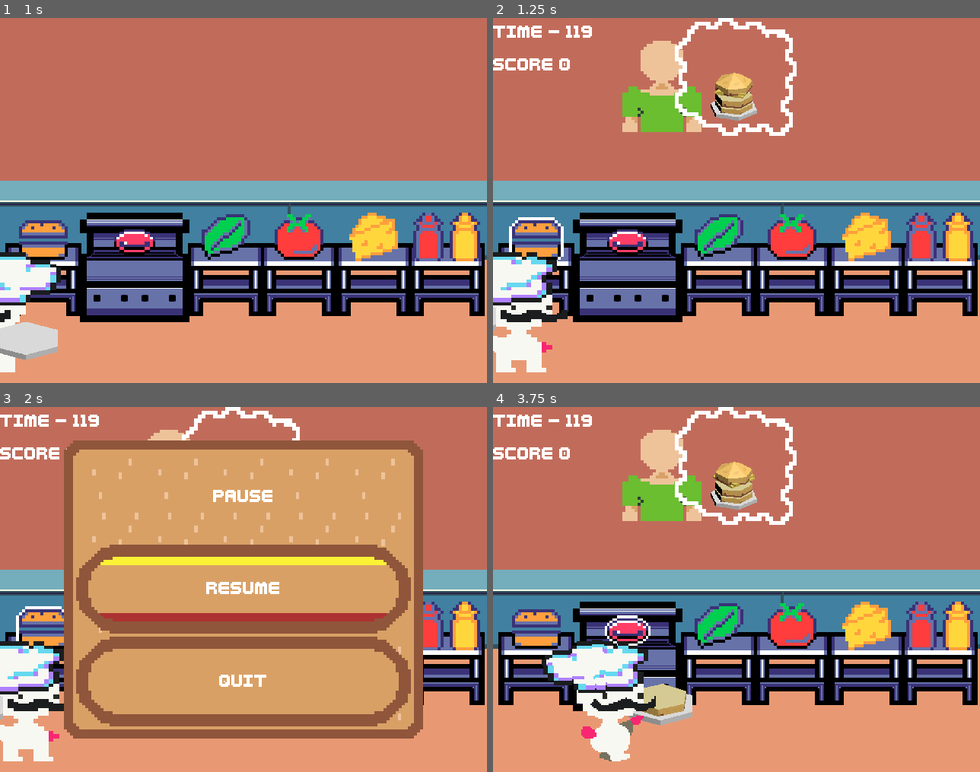
Above: before the commit, frames 1-4 (two rows, left to right).
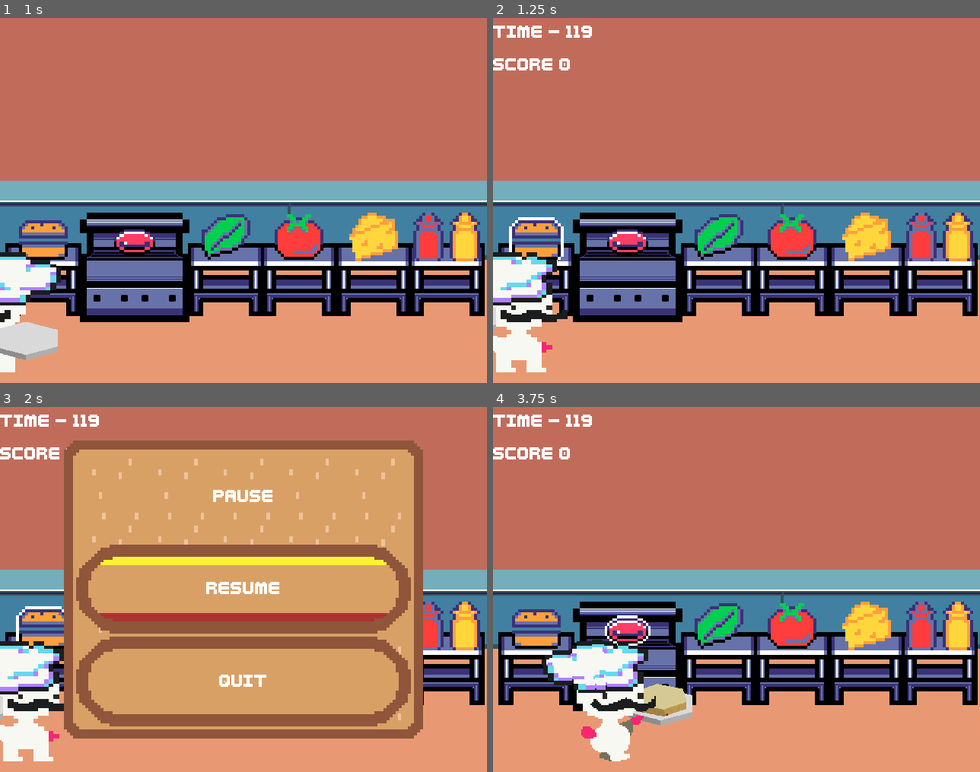
Above: after the commit, the same moments.

Repository: LettucePie/burgert
Game: Godot game, scene res://scenes/play.tscn
Two runs of this game, one before a commit and one after it. Both use one fixed random seed, a clock stepped at 60 frames per second and the inputs below.
Inputs:
- Up to frame 1 (1 s): click "Play" at 0.5 s
- Up to frame 2 (1.25 s): no input
- Up to frame 3 (2 s): tap Enter (menu) at 1.25 s; hold Right (right) from 1.28 s (still down); tap Z (confirm) at 1.35 s
- Up to frame 4 (3.75 s): release Right (right) at 2.03 s; hold Down (down) 2.03-2.75 s; tap C (special1) at 2.1 s; click "RESUME" at 2.75 s; hold Right (right) from 3.53 s (still down); tap Z (confirm) at 3.6 s

Frame 1 is identical in both runs. In frame 2, 4.7% of the frame differs, in the area x 26-63%, y 0-33%; in frame 3, 0.6%; in frame 4, 4.8%, in the area x 26-63%, y 0-85%.

Commit message:
why viewporttexture keeps dropping nodepath

Diff:
--- /dev/null
+++ b/classes/ViewportTextureSmart.gd
@@ -0,0 +1,8 @@
+extends ViewportTexture
+class_name ViewportTextureSmart
+
+@export var viewport_path_again : NodePath
+
+func _init():
+	if !viewport_path_again.is_empty():
+		viewport_path = viewport_path_again
--- a/scenes/game/chef.tscn
+++ b/scenes/game/chef.tscn
@@ -1,8 +1,9 @@
-[gd_scene load_steps=37 format=3 uid="uid://ddp4wjcafmrbj"]
+[gd_scene load_steps=38 format=3 uid="uid://ddp4wjcafmrbj"]
 
 [ext_resource type="SpriteFrames" uid="uid://b6p88o7ouw26p" path="res://assets/resources/sprites/chef_frames.tres" id="1_758j5"]
 [ext_resource type="Script" path="res://scenes/game/chef.gd" id="1_qyhq5"]
 [ext_resource type="PackedScene" uid="uid://d3ew6f33rvhla" path="res://scenes/game/burger_portal.tscn" id="3_3owfg"]
+[ext_resource type="Script" path="res://classes/ViewportTextureSmart.gd" id="3_fq8hn"]
 
 [sub_resource type="AnimationNodeAnimation" id="AnimationNodeAnimation_qhn51"]
 animation = &"Idle_L"
@@ -598,8 +599,10 @@
 [sub_resource type="CircleShape2D" id="CircleShape2D_btgba"]
 radius = 46.5296
 
-[sub_resource type="ViewportTexture" id="ViewportTexture_wuj4m"]
-viewport_path = NodePath(".")
+[sub_resource type="ViewportTexture" id="ViewportTexture_sys53"]
+viewport_path = NodePath("burger_portal")
+script = ExtResource("3_fq8hn")
+viewport_path_again = NodePath("../burger_portal")
 
 [node name="chef" type="Node2D"]
 texture_filter = 1
@@ -631,7 +634,7 @@
 [node name="burger_sprite" type="Sprite2D" parent="."]
 position = Vector2(34, -7)
 scale = Vector2(0.380859, 0.380859)
-texture = SubResource("ViewportTexture_wuj4m")
+texture = SubResource("ViewportTexture_sys53")
 
 [node name="burger_portal" parent="." instance=ExtResource("3_3owfg")]
 
--- a/scenes/game/game.gd
+++ b/scenes/game/game.gd
@@ -79,7 +79,8 @@
 	current_order_position = randi_range(0, 3)
 	## TODO transition burger portal display from HUD to Kitchen. Keep Order List
 	#kitchen.update_burger_portal()
-	hud.push_burger_build(current_order, current_order_position)
+	#hud.push_burger_build(current_order, current_order_position)
+	hud.push_burger_build(current_order)
 	chef.order_size = current_order.size()
 	print("TODO replace with throw-away burger anim + function")
 	chef.current_burger.refresh_plate()
--- a/scenes/game/kitchen.gd
+++ b/scenes/game/kitchen.gd
@@ -4,6 +4,8 @@
 @export var customer_burger_portal : BurgerPortal
 @export var customers_node : Node2D
 var customers : Array[Customer] = []
+var current_customer : Customer
+var past_customers : Array[Customer]
 
 func _ready():
 	## build customer list
@@ -15,6 +17,10 @@
 		c.hide()
 
 
+func pick_customer():
+	pass
+
+
 func push_burger_build(build : PackedStringArray):
 	pass
 
--- a/scenes/game/kitchen_a.tscn
+++ b/scenes/game/kitchen_a.tscn
@@ -12,6 +12,7 @@
 [ext_resource type="Texture2D" uid="uid://crpsas8wed3g8" path="res://assets/sprites/game/counter.png" id="5_cyuyu"]
 [ext_resource type="Texture2D" uid="uid://q1ab3x30ngjg" path="res://assets/resources/sprites/ingredients/bun.tres" id="5_er5ok"]
 [ext_resource type="Texture2D" uid="uid://dephh5h80edxg" path="res://assets/sprites/game/customers/customers__1.png" id="5_jd2jh"]
+[ext_resource type="Script" path="res://classes/ViewportTextureSmart.gd" id="6_b3mif"]
 [ext_resource type="Texture2D" uid="uid://glehc4nentpm" path="res://assets/resources/sprites/ingredients/bun_highlight.tres" id="6_xprxa"]
 [ext_resource type="Texture2D" uid="uid://d3vxhubsue53l" path="res://assets/sprites/ui/order-thought-cloud1.png" id="7_nq4e3"]
 [ext_resource type="Texture2D" uid="uid://bro1j5oa72kh5" path="res://assets/resources/sprites/ingredients/meat.tres" id="8_42nsw"]
@@ -33,11 +34,23 @@
 [sub_resource type="RectangleShape2D" id="RectangleShape2D_lr1xd"]
 size = Vector2(128, 127)
 
-[sub_resource type="ViewportTexture" id="ViewportTexture_2jej8"]
-viewport_path = NodePath(".")
+[sub_resource type="ViewportTexture" id="ViewportTexture_gp2sq"]
+viewport_path = NodePath("burger_portal")
+script = ExtResource("6_b3mif")
+viewport_path_again = NodePath("../../../burger_portal")
 
 [sub_resource type="CircleShape2D" id="CircleShape2D_n63mh"]
 radius = 78.0
+
+[sub_resource type="ViewportTexture" id="ViewportTexture_2j35s"]
+viewport_path = NodePath("burger_portal")
+script = ExtResource("6_b3mif")
+viewport_path_again = NodePath("../../../burger_portal")
+
+[sub_resource type="ViewportTexture" id="ViewportTexture_m8mrc"]
+viewport_path = NodePath("burger_portal")
+script = ExtResource("6_b3mif")
+viewport_path_again = NodePath("../../../burger_portal")
 
 [sub_resource type="RectangleShape2D" id="RectangleShape2D_dt4bo"]
 size = Vector2(40, 80)
@@ -110,7 +123,7 @@
 [node name="burger_portal_view" type="Sprite2D" parent="customers/Tommy"]
 position = Vector2(387, 95)
 scale = Vector2(0.275879, 0.275879)
-texture = SubResource("ViewportTexture_2jej8")
+texture = SubResource("ViewportTexture_gp2sq")
 
 [node name="thought_cloud" type="Sprite2D" parent="customers/Tommy/burger_portal_view"]
 position = Vector2(0, -7.24954)
@@ -140,7 +153,7 @@
 [node name="burger_portal_view" type="Sprite2D" parent="customers/Teddy"]
 position = Vector2(306, 93)
 scale = Vector2(0.275879, 0.275879)
-texture = SubResource("ViewportTexture_2jej8")
+texture = SubResource("ViewportTexture_2j35s")
 
 [node name="thought_cloud" type="Sprite2D" parent="customers/Teddy/burger_portal_view"]
 position = Vector2(0, -7.24954)
@@ -169,7 +182,7 @@
 [node name="burger_portal_view" type="Sprite2D" parent="customers/Ted"]
 position = Vector2(246, 93)
 scale = Vector2(0.275879, 0.275879)
-texture = SubResource("ViewportTexture_2jej8")
+texture = SubResource("ViewportTexture_m8mrc")
 
 [node name="thought_cloud" type="Sprite2D" parent="customers/Ted/burger_portal_view"]
 position = Vector2(0, -7.24954)
--- a/scenes/ui/hud.gd
+++ b/scenes/ui/hud.gd
@@ -4,7 +4,6 @@
 var order_shown : bool = false
 var timer : Timer = null
 
-@onready var target_burger : Burger = $burger_portal.burger
 @onready var scribbles : VBoxContainer = $order/VBoxContainer
 @onready var top_tear : TextureRect = $order/VBoxContainer/top
 @onready var bot_tear : TextureRect = $order/VBoxContainer/bot
@@ -20,19 +19,8 @@
 @export var ketchup_scribbles : Array[Texture2D]
 @export var mustard_scribbles : Array[Texture2D]
 
-@onready var customer_spots : Array[TextureRect] = [
-	$spot_1, $spot_2, $spot_3, $spot_4
-]
-@onready var goal_points : Array[TextureRect] = [
-	$thought_1/goal, $thought_2/goal, $thought_3/goal, $thought_4/goal
-]
-
 
 func clear_order():
-	for gp in goal_points:
-		gp.get_parent().hide()
-	for cs in customer_spots:
-		cs.hide()
 	top_tear.reparent(self)
 	top_tear.hide()
 	bot_tear.reparent(self)
@@ -75,11 +63,8 @@
 	$order.visible = tf
 
 
-func push_burger_build(build : PackedStringArray, goal_idx : int):
-	target_burger.assemble_burger_build(build)
+func push_burger_build(build : PackedStringArray):
 	_build_order(build)
-	customer_spots[goal_idx].show()
-	goal_points[goal_idx].get_parent().show()
 
 
 func set_score(arg : int):
@@ -96,8 +81,6 @@
 
 # Called when the node enters the scene tree for the first time.
 func _ready():
-	for g in goal_points:
-		g.texture.viewport_path = "burger_portal"
 	$order.hide()
 
 
--- a/scenes/ui/hud.tscn
+++ b/scenes/ui/hud.tscn
@@ -1,7 +1,6 @@
-[gd_scene load_steps=33 format=3 uid="uid://b3715nb5f0qc3"]
+[gd_scene load_steps=29 format=3 uid="uid://b3715nb5f0qc3"]
 
 [ext_resource type="Theme" uid="uid://cwt3w4hm8o87b" path="res://assets/resources/ui/theme_a.tres" id="1_fvcjt"]
-[ext_resource type="PackedScene" uid="uid://d3ew6f33rvhla" path="res://scenes/game/burger_portal.tscn" id="2_32m8j"]
 [ext_resource type="Script" path="res://scenes/ui/hud.gd" id="2_c4wvn"]
 [ext_resource type="Texture2D" uid="uid://drkmruswb2lyt" path="res://assets/sprites/ui/orders/order-scribble_bun1.png" id="3_fxif7"]
 [ext_resource type="Texture2D" uid="uid://dmnoebbi17et3" path="res://assets/sprites/ui/orders/order-scribble_bun2.png" id="4_am3kf"]
@@ -29,11 +28,6 @@
 [ext_resource type="Texture2D" uid="uid://c5ssx5yhrma4o" path="res://assets/sprites/ui/orders/order-scribble_mustard2.png" id="22_5n1vg"]
 [ext_resource type="Texture2D" uid="uid://ckiwno1pxnat7" path="res://assets/sprites/ui/orders/order-scribble_mustard3.png" id="23_shojr"]
 [ext_resource type="PackedScene" uid="uid://bldfvrixfhcp4" path="res://scenes/ui/scribble-entry.tscn" id="26_dy7st"]
-[ext_resource type="Texture2D" uid="uid://rhq307xvqrjk" path="res://assets/sprites/ui/customer.png" id="29_2xy0s"]
-[ext_resource type="Texture2D" uid="uid://d3vxhubsue53l" path="res://assets/sprites/ui/order-thought-cloud1.png" id="30_5a5te"]
-
-[sub_resource type="ViewportTexture" id="ViewportTexture_80asv"]
-viewport_path = NodePath(".")
 
 [node name="hud" type="Control"]
 layout_mode = 3
@@ -54,191 +48,6 @@
 cheese_scribbles = Array[Texture2D]([ExtResource("15_8bl5s"), ExtResource("16_gybm6"), ExtResource("17_dme0v")])
 ketchup_scribbles = Array[Texture2D]([ExtResource("18_52t0t"), ExtResource("19_tywnd"), ExtResource("20_ya3xl")])
 mustard_scribbles = Array[Texture2D]([ExtResource("21_p5sgu"), ExtResource("22_5n1vg"), ExtResource("23_shojr")])
-
-[node name="spot_1" type="TextureRect" parent="."]
-visible = false
-texture_filter = 1
-layout_mode = 1
-anchors_preset = -1
-anchor_top = 0.046
-anchor_right = 0.281
-anchor_bottom = 0.312
-offset_top = -0.0800018
-offset_right = 0.159988
-offset_bottom = 0.23999
-texture = ExtResource("29_2xy0s")
-stretch_mode = 5
-
-[node name="thought_1" type="TextureRect" parent="."]
-visible = false
-texture_filter = 1
-layout_mode = 1
-anchors_preset = -1
-anchor_left = 0.148
-anchor_right = 0.431
-anchor_bottom = 0.344
-offset_left = 0.279999
-offset_right = 0.159973
-offset_bottom = -0.12001
-grow_horizontal = 2
-texture = ExtResource("30_5a5te")
-expand_mode = 1
-stretch_mode = 5
-
-[node name="goal" type="TextureRect" parent="thought_1"]
-layout_mode = 1
-anchors_preset = -1
-anchor_top = 0.079
-anchor_right = 1.0
-anchor_bottom = 0.867
-offset_top = -0.0350008
-offset_bottom = -0.0550079
-grow_horizontal = 2
-grow_vertical = 2
-texture = SubResource("ViewportTexture_80asv")
-expand_mode = 1
-stretch_mode = 5
-
-[node name="spot_2" type="TextureRect" parent="."]
-visible = false
-texture_filter = 1
-layout_mode = 1
-anchors_preset = -1
-anchor_left = 0.206
-anchor_top = 0.046
-anchor_right = 0.487
-anchor_bottom = 0.312
-offset_left = 0.159988
-offset_top = -0.0800018
-offset_right = 0.319977
-offset_bottom = 0.23999
-texture = ExtResource("29_2xy0s")
-stretch_mode = 5
-
-[node name="thought_2" type="TextureRect" parent="."]
-visible = false
-texture_filter = 1
-layout_mode = 1
-anchors_preset = -1
-anchor_left = 0.353
-anchor_right = 0.636
-anchor_bottom = 0.344
-offset_left = 0.0799866
-offset_right = -0.0400391
-offset_bottom = -0.12001
-grow_horizontal = 2
-texture = ExtResource("30_5a5te")
-expand_mode = 1
-stretch_mode = 5
-
-[node name="goal" type="TextureRect" parent="thought_2"]
-layout_mode = 1
-anchors_preset = -1
-anchor_top = 0.079
-anchor_right = 1.0
-anchor_bottom = 0.867
-offset_top = -0.0350008
-offset_bottom = -0.0550079
-grow_horizontal = 2
-grow_vertical = 2
-texture = SubResource("ViewportTexture_80asv")
-expand_mode = 1
-stretch_mode = 5
-
-[node name="spot_3" type="TextureRect" parent="."]
-visible = false
-texture_filter = 1
-layout_mode = 1
-anchors_preset = -1
-anchor_left = 0.206
-anchor_top = 0.046
-anchor_right = 0.487
-anchor_bottom = 0.312
-offset_left = 129.16
-offset_top = -0.0800018
-offset_right = 129.32
-offset_bottom = 0.23999
-texture = ExtResource("29_2xy0s")
-stretch_mode = 5
-
-[node name="thought_3" type="TextureRect" parent="."]
-visible = false
-texture_filter = 1
-layout_mode = 1
-anchors_preset = -1
-anchor_left = 0.556
-anchor_right = 0.839
-anchor_bottom = 0.344
-offset_left = 0.159973
-offset_right = 0.039978
-offset_bottom = -0.12001
-grow_horizontal = 2
-texture = ExtResource("30_5a5te")
-expand_mode = 1
-stretch_mode = 5
-
-[node name="goal" type="TextureRect" parent="thought_3"]
-layout_mode = 1
-anchors_preset = -1
-anchor_top = 0.079
-anchor_right = 1.0
-anchor_bottom = 0.867
-offset_top = -0.0350008
-offset_bottom = -0.0550079
-grow_horizontal = 2
-grow_vertical = 2
-texture = SubResource("ViewportTexture_80asv")
-expand_mode = 1
-stretch_mode = 5
-
-[node name="spot_4" type="TextureRect" parent="."]
-z_index = -3
-texture_filter = 1
-layout_mode = 1
-anchors_preset = -1
-anchor_left = 0.634
-anchor_top = 0.046
-anchor_right = 0.916
-anchor_bottom = 0.312
-offset_left = -11.76
-offset_top = -0.0800018
-offset_right = -12.2401
-offset_bottom = 0.23999
-texture = ExtResource("29_2xy0s")
-stretch_mode = 5
-
-[node name="thought_4" type="TextureRect" parent="."]
-texture_filter = 1
-layout_mode = 1
-anchors_preset = -1
-anchor_left = 0.47
-anchor_right = 0.753
-anchor_bottom = 0.344
-offset_left = 0.199982
-offset_right = 0.0799866
-offset_bottom = -0.12001
-grow_horizontal = 2
-texture = ExtResource("30_5a5te")
-expand_mode = 1
-stretch_mode = 5
-
-[node name="goal" type="TextureRect" parent="thought_4"]
-layout_mode = 1
-anchors_preset = -1
-anchor_top = 0.079
-anchor_right = 1.0
-anchor_bottom = 0.867
-offset_top = -0.0350008
-offset_bottom = -0.0550079
-grow_horizontal = 2
-grow_vertical = 2
-texture = SubResource("ViewportTexture_80asv")
-expand_mode = 1
-stretch_mode = 5
-
-[node name="burger_portal" parent="." instance=ExtResource("2_32m8j")]
-size = Vector2i(180, 180)
-rotating_burger = true
 
 [node name="VBoxContainer" type="VBoxContainer" parent="."]
 layout_mode = 1
Not shown: 1 places in scenes/game/kitchen_a.tscn that only renumber resources
Not shown, removed: assets/sprites/ui/orders/order-scribble.png-autosave.kra
